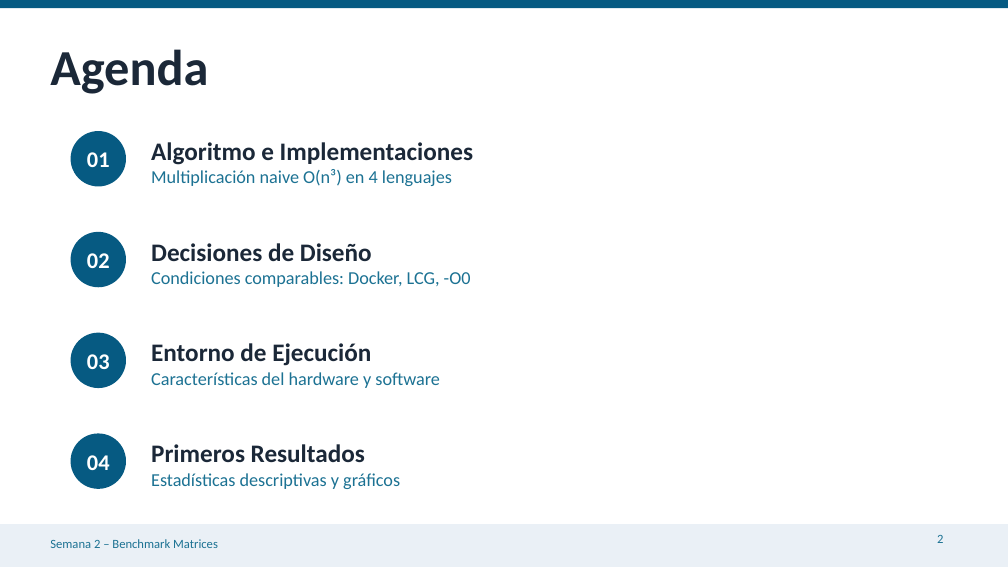
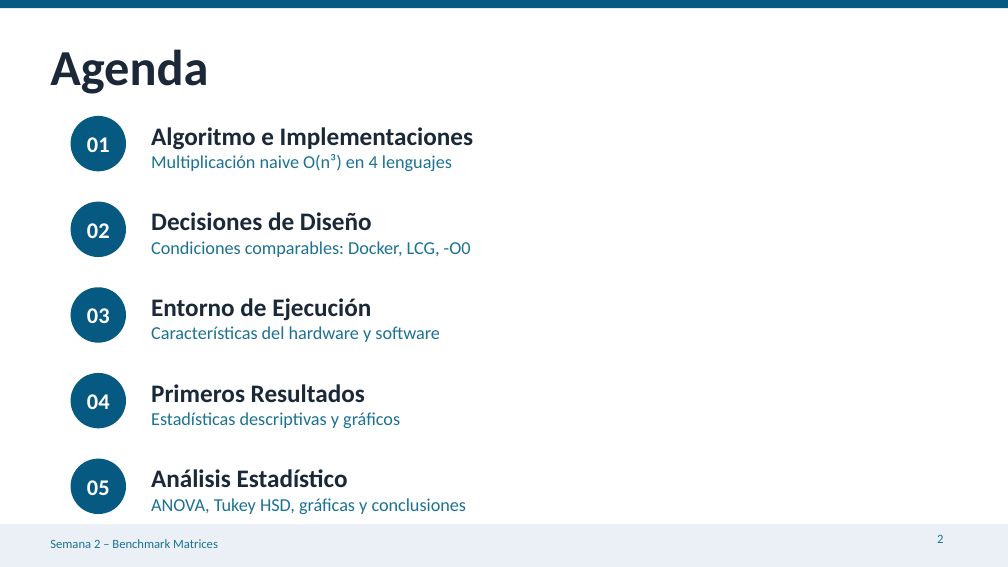
Before and after one commit to jffp-alt/matrix-benchmark, a slide deck: slide 2 of results/Semana2_Benchmark_Matrices.pptx. Drawn at 1008x567 pixels with LibreOffice and Linux fonts; fonts in the diff are those of the drawing. Boxes give left, top, right and bottom in pixels: in the first picture for what was removed or moved away, otherwise in the second. Text is boxed around its words. In the diff, an @@ line names an element or a change of style, - is before the commit and + after.

Commit message:
Update Semana 2 PPTX with statistical analysis slides (23 slides)
Add 7 new slides covering ANOVA two-factor analysis, Tukey HSD
post-hoc comparisons, and 5 statistical charts (bar chart, boxplot,
interaction plot, heatmap, speedup). Update agenda and conclusions.

```diff
--- a/results/Semana2_Benchmark_Matrices.pptx
+++ b/results/Semana2_Benchmark_Matrices.pptx
@@ 2 texts, 1 ellipse: place and size @@
-2 texts, 1 ellipse at [71, 131, 473, 186]
+2 texts, 1 ellipse at [71, 116, 473, 171]
@@ 2 texts, 1 ellipse: place and size @@
-2 texts, 1 ellipse at [71, 232, 471, 287]
+2 texts, 1 ellipse at [71, 202, 471, 257]
@@ 2 texts, 1 ellipse: place and size @@
-2 texts, 1 ellipse at [71, 333, 439, 388]
+2 texts, 1 ellipse at [71, 287, 439, 343]
@@ 2 texts, 1 ellipse: place and size @@
-2 texts, 1 ellipse at [71, 433, 400, 489]
+2 texts, 1 ellipse at [71, 373, 400, 428]
@@ ellipse added at [71, 459, 126, 514], fill #065A82 @@
@@ text added at [151, 469, 467, 514], 13 pt, text #1C7293 @@
+Análisis Estadístico
+ANOVA, Tukey HSD, gráficas y conclusiones
@@ text added at [87, 480, 110, 495], 16 pt, text #FFFFFF, bold @@
+05
```
Also in this commit, not shown: 8 slides added, 1 slide removed.
